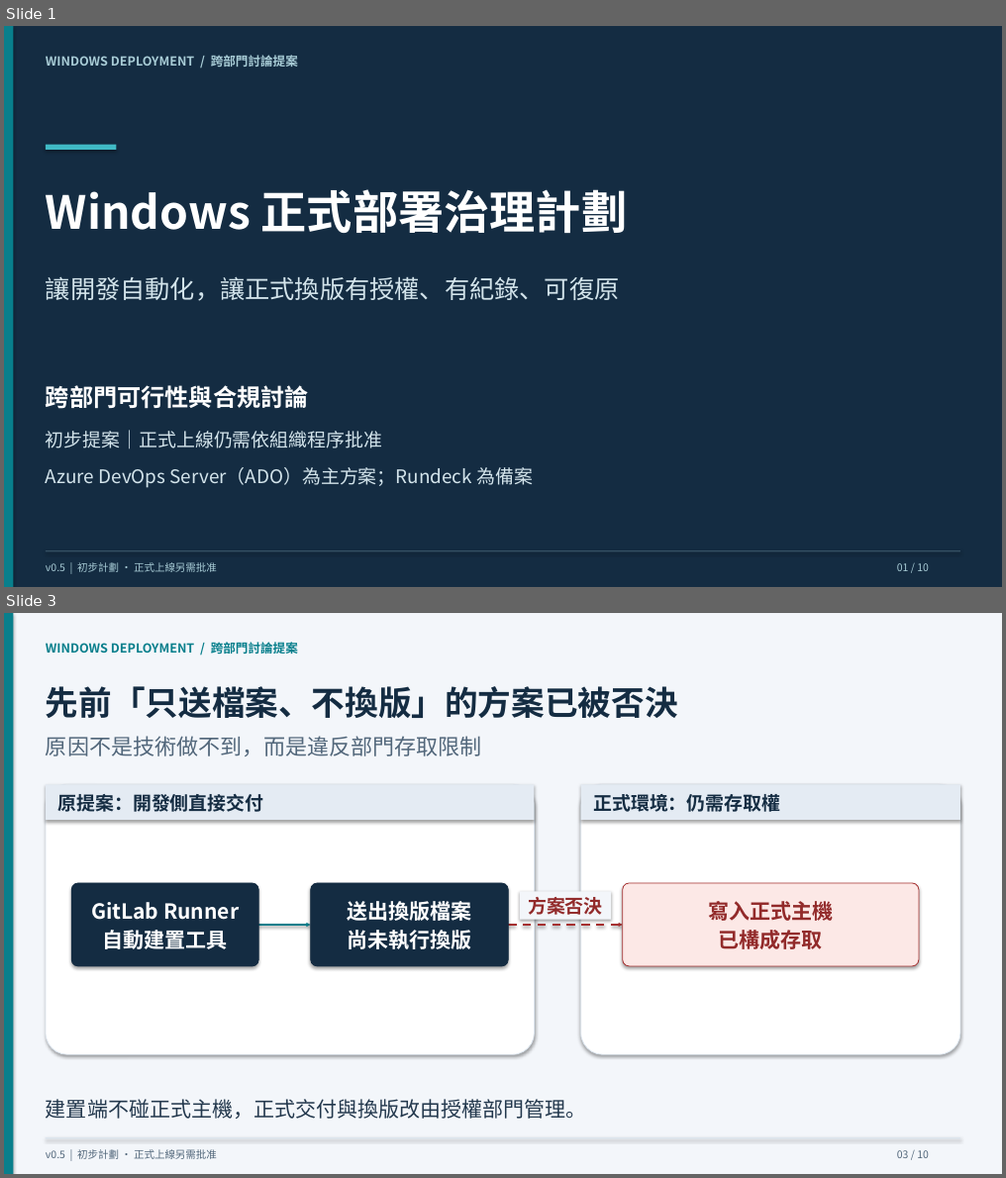
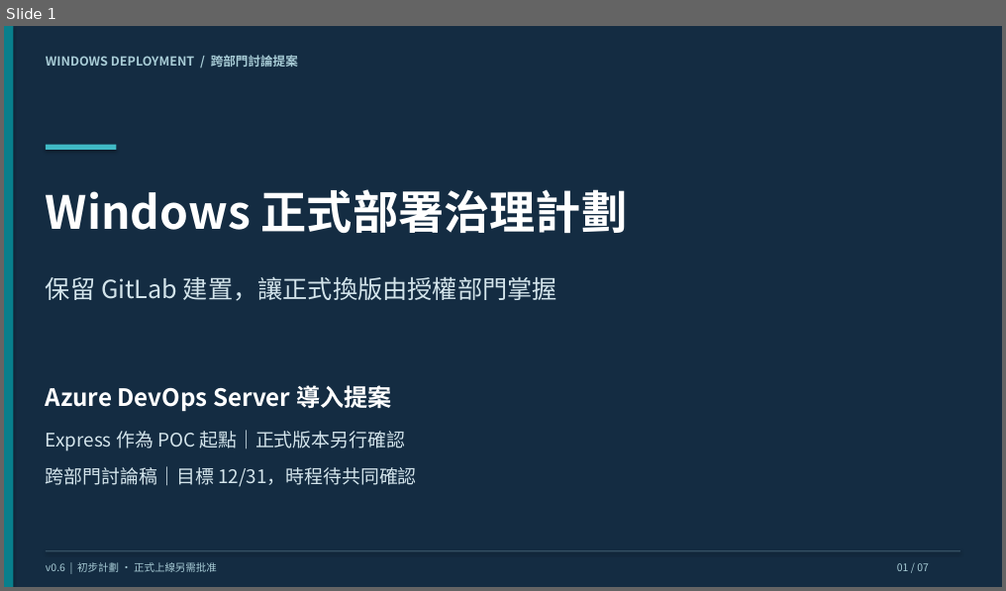
Before and after one commit to cyljacky02/gitlab-win-cicd, a slide deck: docs/presentations/windows-cd-initial-plan.pptx. Shown one above the other, each under a label of ours: slides 1 and 3 before the commit, slide 1 after it; the slides between them are not shown. The pictures are 1006x1178 and 1006x591 pixels, drawn with LibreOffice and Linux fonts; fonts in the diff are those of the drawing. Boxes give left, top, right and bottom in pixels: in the first picture for what was removed or moved away, otherwise in the second. Text is boxed around its words. In the diff, an @@ line names an element or a change of style, - is before the commit and + after.

Commit message:
docs: simplify Windows deployment proposal with event-driven ADO architecture

```diff
--- a/docs/presentations/windows-cd-initial-plan.pptx
+++ b/docs/presentations/windows-cd-initial-plan.pptx
@@ slide 3 removed at (4, 613, 1002, 1174), background #FFFFFF @@
@@ rectangle removed at (4, 613, 1002, 1174) @@
@@ rectangle removed at (4, 613, 13, 1174) @@
@@ text removed at (46, 640, 298, 657) @@
-WINDOWS DEPLOYMENT / 跨部門討論提案
@@ title removed at (46, 686, 678, 718) @@
-先前「只送檔案、不換版」的方案已被否決
@@ text removed at (46, 736, 482, 757) @@
-原因不是技術做不到，而是違反部門存取限制
@@ rounded rectangle removed at (46, 784, 535, 1055) @@
@@ rectangle removed at (46, 784, 535, 820) @@
@@ rounded rectangle removed at (581, 784, 960, 1055) @@
@@ rectangle removed at (581, 784, 960, 820) @@
@@ text removed at (58, 794, 264, 812) @@
-原提案：開發側直接交付
@@ text removed at (593, 794, 780, 812) @@
-正式環境：仍需存取權
@@ rounded rectangle removed at (71, 883, 258, 966) @@
@@ text removed at (91, 902, 239, 950) @@
-GitLab Runner
-自動建置工具
@@ rounded rectangle removed at (311, 883, 509, 966) @@
@@ text removed at (347, 901, 471, 950) @@
-送出換版檔案
-尚未執行換版
@@ rectangle removed at (520, 891, 611, 920) @@
@@ text removed at (528, 897, 603, 915) @@
-方案否決
@@ rounded rectangle removed at (623, 883, 919, 966) @@
@@ text removed at (708, 901, 833, 950) @@
-寫入正式主機
-已構成存取
@@ arrow removed from (258, 925) to (311, 925) @@
@@ arrow removed from (509, 925) to (623, 925) @@
@@ text removed at (46, 1099, 587, 1119) @@
-建置端不碰正式主機，正式交付與換版改由授權部門管理。
@@ rectangle removed at (46, 1138, 960, 1139) @@
@@ text removed at (46, 1150, 217, 1159) @@
-v0.5 | 初步計劃 · 正式上線另需批准
@@ text removed at (897, 1151, 929, 1158) @@
-03 / 10
@@ slide 1 changed as well @@
@@ text at (46, 276, 557, 301): text changed @@
-讓開發自動化，讓正式換版有授權、有紀錄、可復原
+保留 GitLab 建置，讓正式換版由授權部門掌握
@@ text at (46, 385, 392, 412): text changed @@
-跨部門可行性與合規討論
+Azure DevOps Server 導入提案
@@ text at (46, 430, 405, 452): text changed @@
-初步提案｜正式上線仍需依組織程序批准
+Express 作為 POC 起點｜正式版本另行確認
@@ text at (46, 467, 417, 487): text changed @@
-Azure DevOps Server（ADO）為主方案；Rundeck 為備案
+跨部門討論稿｜目標 12/31，時程待共同確認
@@ text at (46, 563, 217, 572): text changed @@
-v0.5 | 初步計劃 · 正式上線另需批准
+v0.6 | 初步計劃 · 正式上線另需批准
@@ text at (897, 564, 929, 571): text changed @@
-01 / 10
+01 / 07
```
Also in this commit, not shown: 3 other slides changed, 3 slides added, 5 other slides removed, 28 other files.
